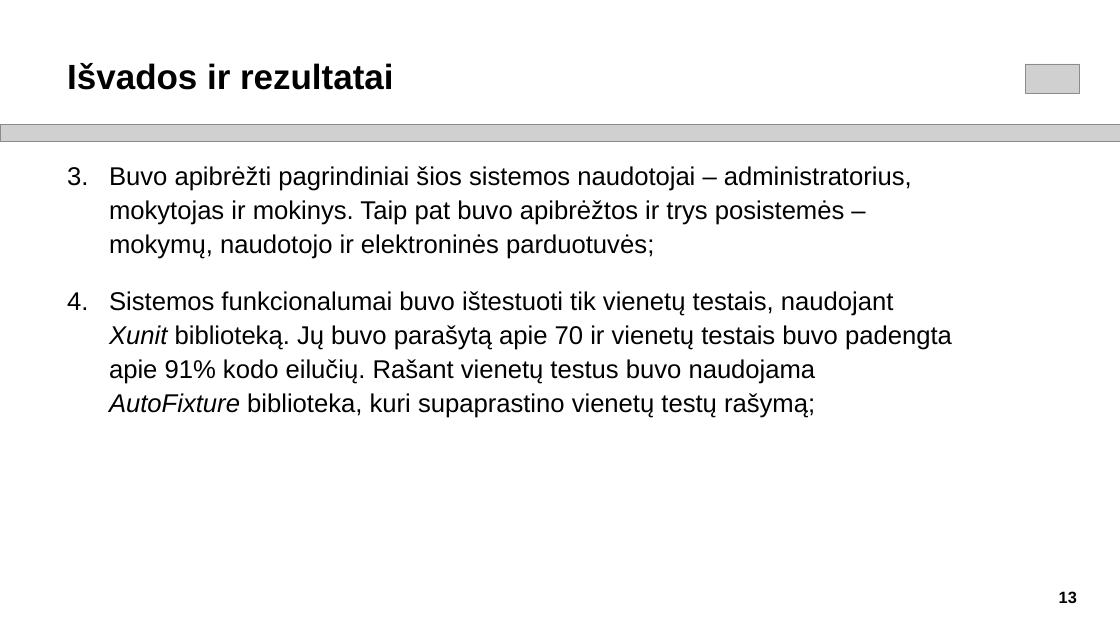
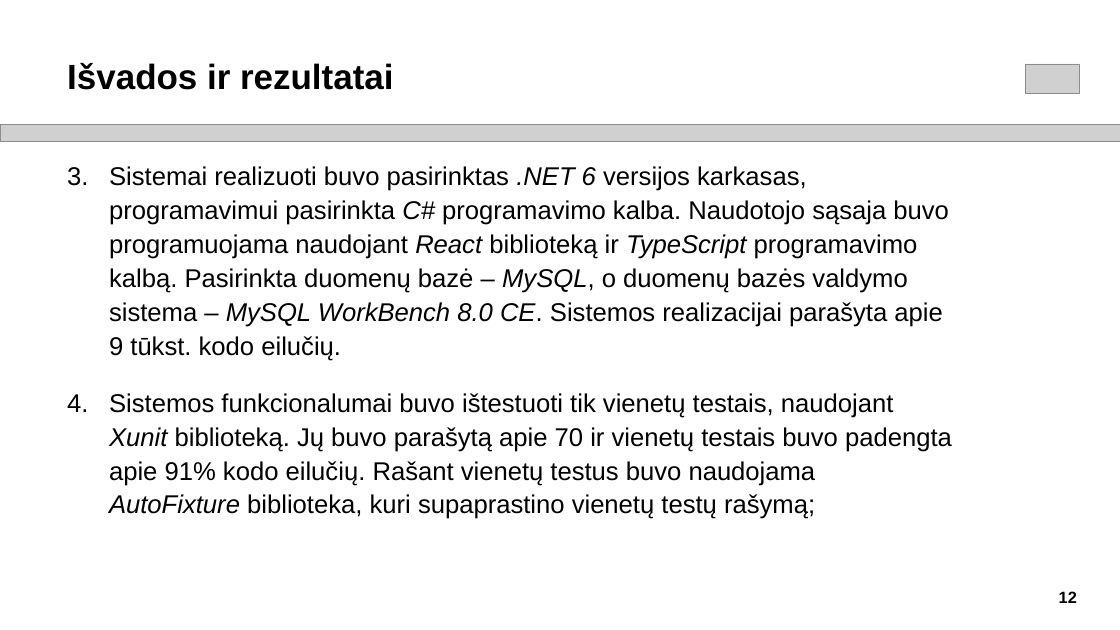
Before and after one commit to siciovas/Bachelors-Project-2023, a slide deck: slide 12 of Rokas_Sičiovas_Pristatymas.pptx (slide 13 before the commit). Drawn at 1120x630 pixels with LibreOffice and Linux fonts; fonts in the diff are those of the drawing; grey boxes stand for pictures. Boxes give left, top, right and bottom in pixels: in the first picture for what was removed or moved away, otherwise in the second. Text is boxed around its words. In the diff, an @@ line names an element or a change of style, - is before the commit and + after.

```diff
--- a/Rokas_Sičiovas_Pristatymas.pptx
+++ b/Rokas_Sičiovas_Pristatymas.pptx
@@ text at [109, 166, 949, 361]: text changed @@
-3. Buvo apibrėžti pagrindiniai šios sistemos naudotojai – administratorius, mokytojas ir mokinys. Taip pat buvo apibrėžtos ir trys posistemės – mokymų, naudotojo ir elektroninės parduotuvės;
+3. Sistemai realizuoti buvo pasirinktas .NET 6 versijos karkasas, programavimui pasirinkta C# programavimo kalba. Naudotojo sąsaja buvo programuojama naudojant React biblioteką ir TypeScript programavimo kalbą. Pasirinkta duomenų bazė – MySQL, o duomenų bazės valdymo sistema – MySQL WorkBench 8.0 CE. Sistemos realizacijai parašyta apie 9 tūkst. kodo eilučių.
@@ page number at [1059, 591, 1077, 603]: text changed @@
-13
+12
```
Also in this commit, not shown: 5 other slides changed, 1 slide removed, 5 other files.
